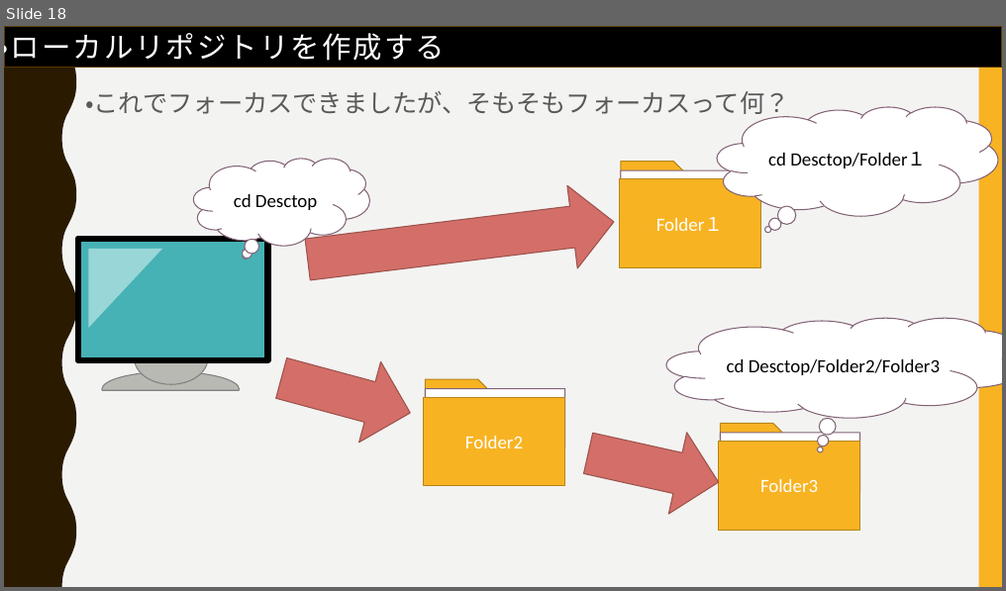
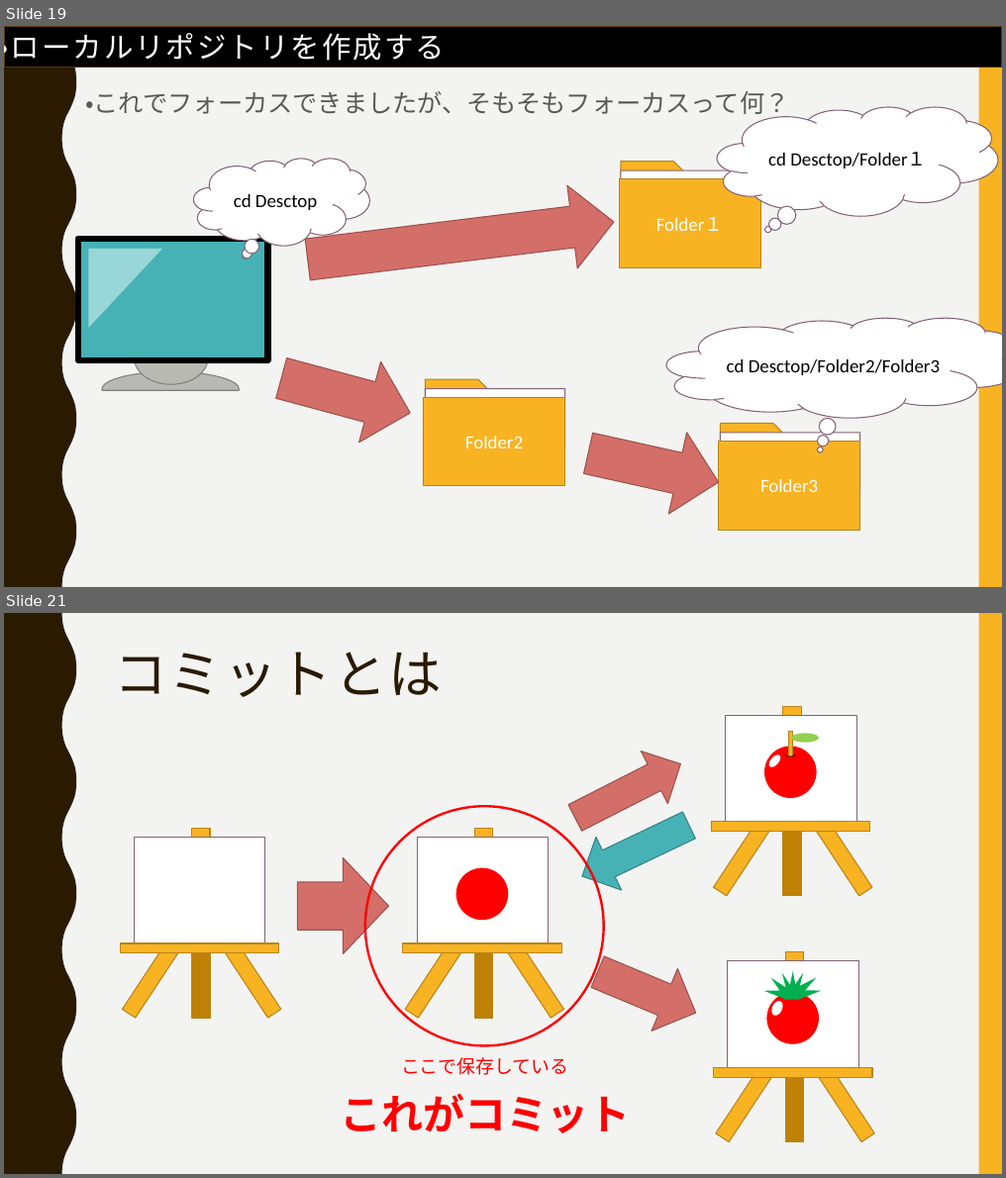
Before and after one commit to FIY24554/git_test, a slide deck: githubについて.pptx. Shown one above the other, each under a label of ours: slide 18 before the commit, slides 19 and 21 after it; the slides between them are not shown. The pictures are 1006x591 and 1006x1178 pixels, drawn with LibreOffice and Linux fonts; fonts in the diff are those of the drawing. Boxes give left, top, right and bottom in pixels: in the first picture for what was removed or moved away, otherwise in the second. Text is boxed around its words. In the diff, an @@ line names an element or a change of style, - is before the commit and + after.

```diff
--- a/githubについて.pptx
+++ b/githubについて.pptx
@@ slide 21 added at <box>4,613,1002,1174</box>, background #F3F3F2; not listed: 2 template elements that a slide beside it also shows @@
@@ title added at <box>114,652,442,697</box>, 51 pt, text #2A1A00 @@
+コミットとは
@@ down arrow added at <box>561,738,694,845</box>, fill #D36F68, outline #9C524D 1 pt @@
@@ ellipse added at <box>766,753,783,769</box>, fill #FFFFFF @@
@@ group added at <box>712,706,872,896</box>: 7 rectangles, 2 ellipses, 1 arc (boxed as its full ellipse) @@
@@ ellipse added at <box>365,806,604,1046</box>, outline #FF0000 2.25 pt @@
@@ down arrow added at <box>569,799,702,903</box>, fill #46B2B5, outline #348486 1 pt @@
@@ down arrow added at <box>297,859,389,955</box>, fill #D36F68, outline #9C524D 1 pt @@
@@ group added at <box>403,828,563,1018</box>: 6 rectangles, 1 ellipse @@
@@ group added at <box>120,828,281,1018</box>: 6 rectangles @@
@@ down arrow added at <box>585,941,709,1044</box>, fill #D36F68, outline #9C524D 1 pt @@
@@ group added at <box>714,953,874,1143</box>: 7 rectangles, 7 triangles, 2 ellipses @@
@@ text added at <box>401,1058,569,1075</box>, 18 pt, text #FF0000 @@
+ここで保存している
@@ text added at <box>340,1093,631,1134</box>, 40 pt, text #FF0000, bold @@
+これがコミット
@@ what was slide 18 is now slide 19 @@
```
Also in this commit, not shown: 1 slide changed, 7 other slides added, 1 slide removed.
